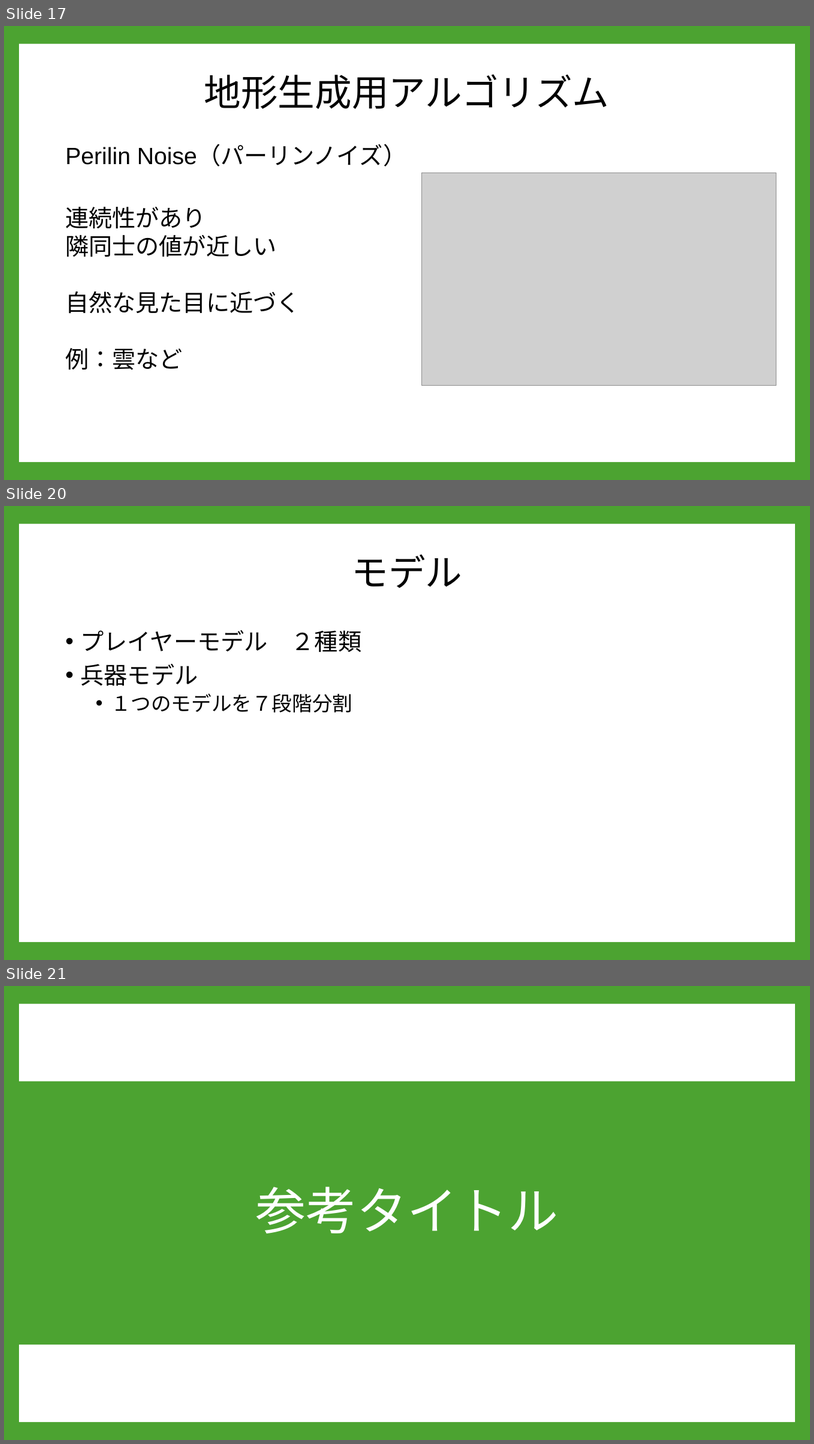
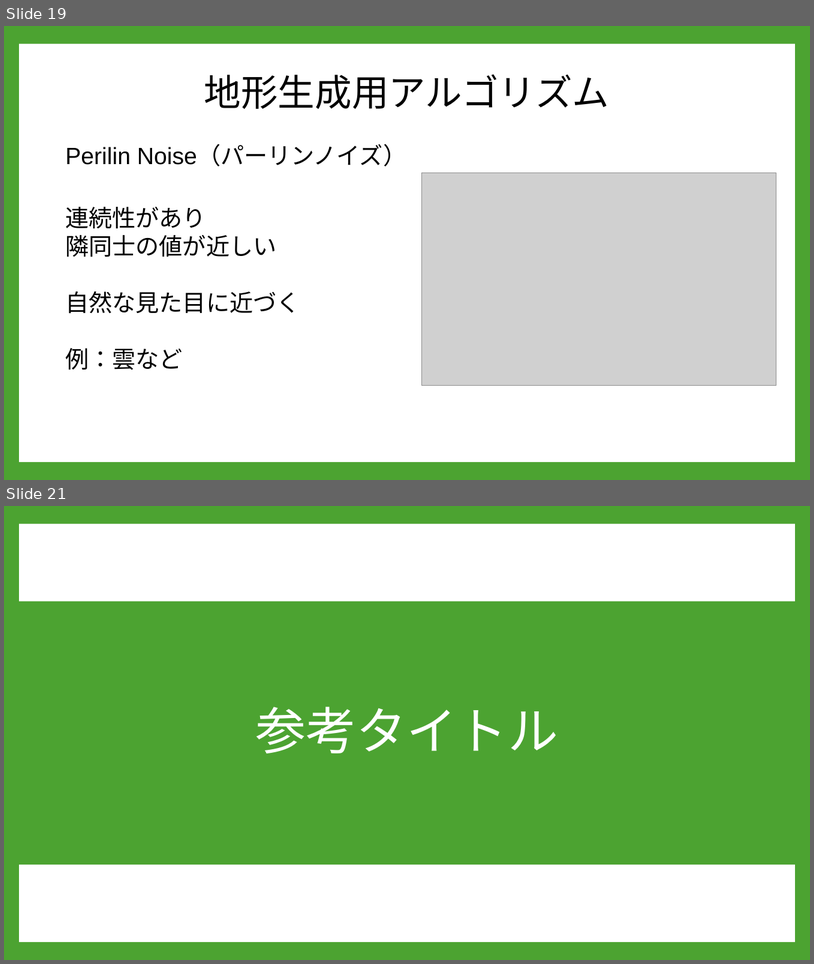
Before and after one commit to A23019/GC_A3_1, a slide deck: 企画/PowerPoint/REBASE_企画書.pptx. Shown one above the other, each under a label of ours: slides 17, 20 and 21 before the commit, slides 19 and 21 after it; the slides between them are not shown. The pictures are 814x1444 and 814x964 pixels, drawn with LibreOffice and Linux fonts; fonts in the diff are those of the drawing; grey boxes stand for pictures; background and template pictures are left out. Boxes give left, top, right and bottom in pixels: in the first picture for what was removed or moved away, otherwise in the second. Text is boxed around its words. In the diff, an @@ line names an element or a change of style, - is before the commit and + after.

```diff
--- a/企画/PowerPoint/REBASE_企画書.pptx
+++ b/企画/PowerPoint/REBASE_企画書.pptx
@@ slide 20 removed at [4,506,810,960], background #4CA331; not listed: 1 template element that a slide beside it also shows @@
@@ title removed at [351,554,462,588] @@
-モデル
@@ text removed at [81,630,362,712] @@
-• プレイヤーモデル ２種類
-• 兵器モデル
-  • １つのモデルを７段階分割
@@ what was slide 17 is now slide 19 @@
```
Also in this commit, not shown: 13 slides changed, 3 slides added, 1 other slide removed.
